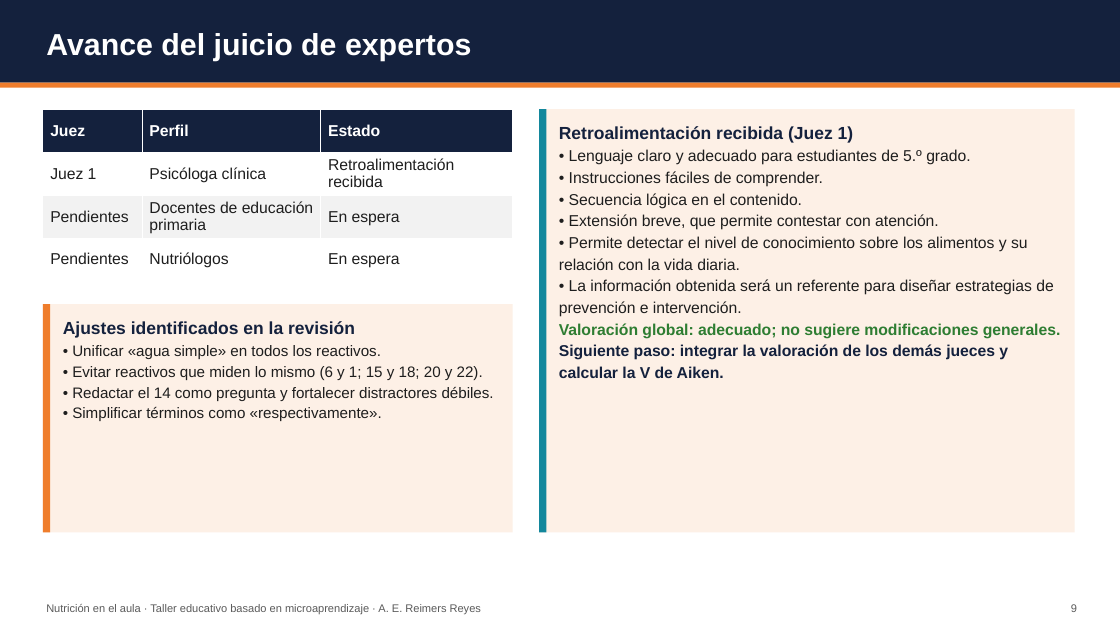
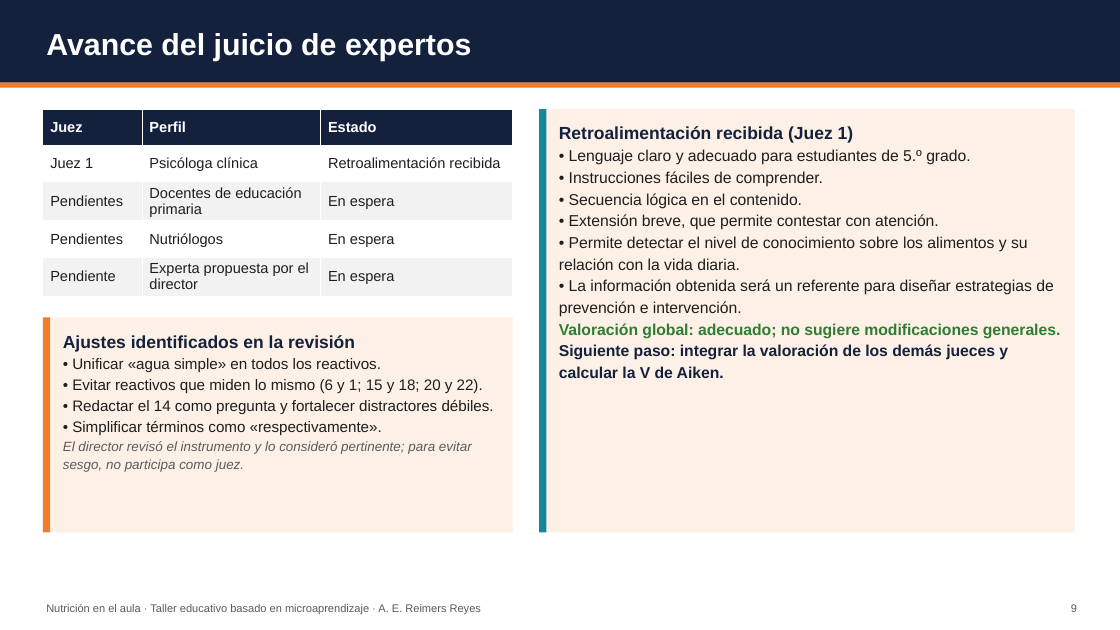
Before and after one commit to dreimers178/Finanzas, a slide deck: slide 9 of protocolo-MTIE/actividad4/Actividad4_Presentacion_avances_Reimers.pptx. Drawn at 1120x630 pixels with LibreOffice and Linux fonts; fonts in the diff are those of the drawing. Boxes give left, top, right and bottom in pixels: in the first picture for what was removed or moved away, otherwise in the second. Text is boxed around its words. In the diff, an @@ line names an element or a change of style, - is before the commit and + after.

```diff
--- a/protocolo-MTIE/actividad4/Actividad4_Presentacion_avances_Reimers.pptx
+++ b/protocolo-MTIE/actividad4/Actividad4_Presentacion_avances_Reimers.pptx
@@ table at bbox=[43, 109, 513, 293] @@
+row 5: Pendiente | Experta propuesta por el director | En espera
@@ rectangle: place and size @@
-rectangle at bbox=[43, 304, 513, 533]
+rectangle at bbox=[43, 318, 513, 533]
@@ rectangle: place and size @@
-rectangle at bbox=[43, 304, 50, 533]
+rectangle at bbox=[43, 318, 50, 533]
@@ text "Ajustes identificados en la revisión": place and size @@
-text "Ajustes identificados en la revisión" at bbox=[63, 321, 494, 421]
+text "Ajustes identificados en la revisión" at bbox=[63, 335, 494, 472]
@@ text at bbox=[63, 441, 472, 472]: paragraph added @@
+El director revisó el instrumento y lo consideró pertinente; para evitar sesgo, no participa como juez.
```
Also in this commit, not shown: 1 other slide changed, 6 other files.
